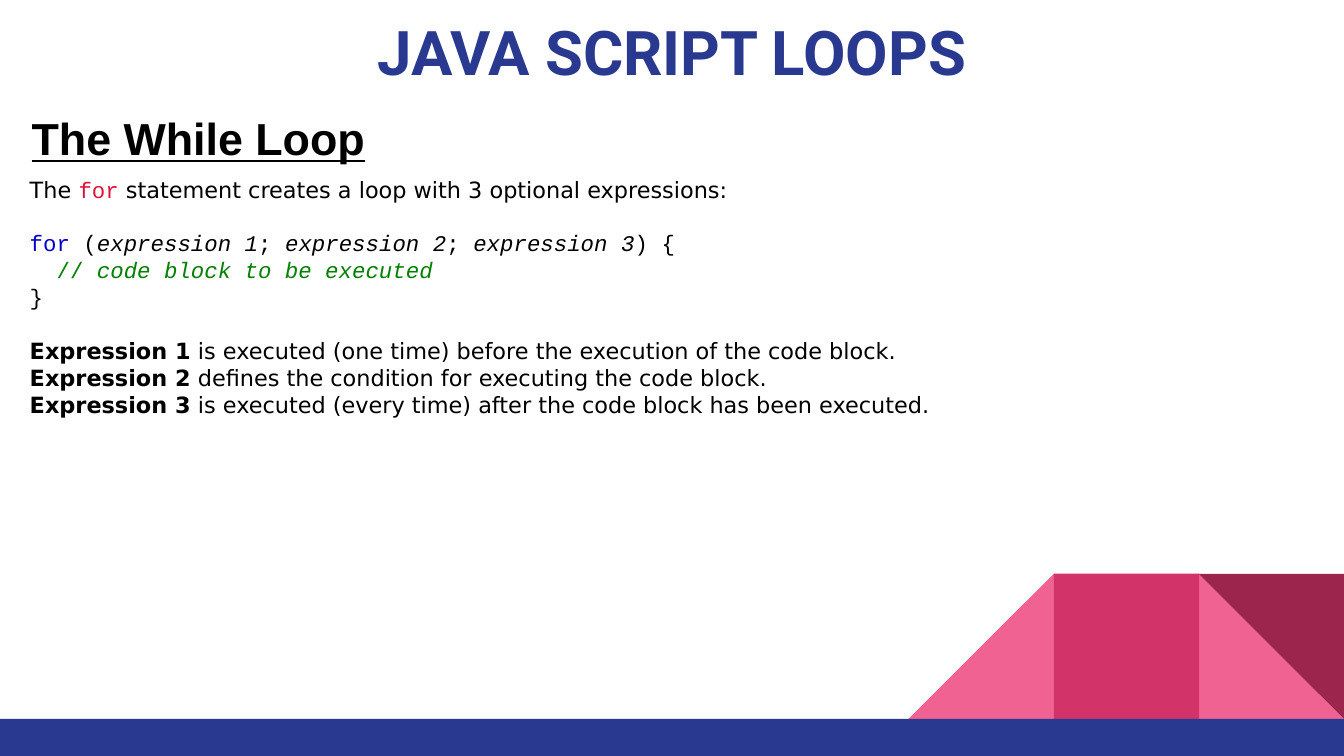
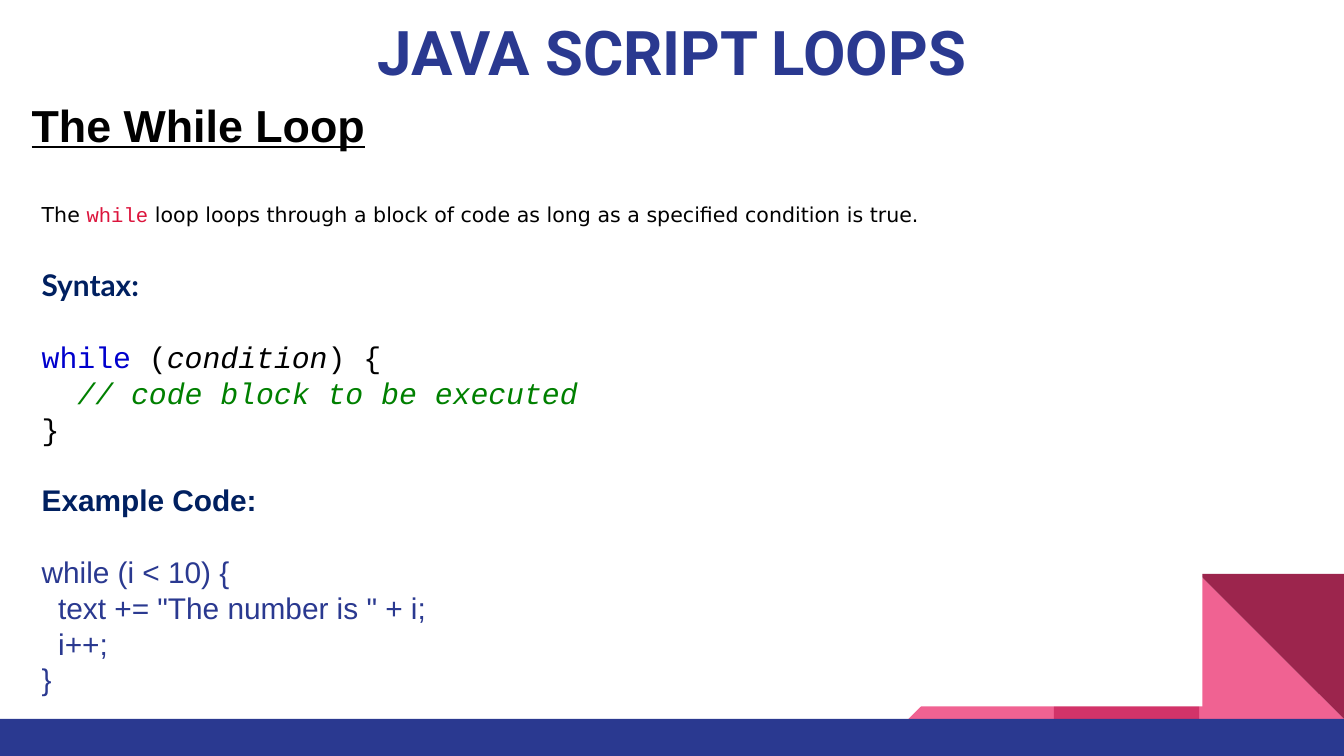
Before and after one commit to pnytrainingrepo/Webdevelopment, a slide deck: slide 26 of JavaScript.pptx (slide 24 before the commit). Drawn at 1344x756 pixels with LibreOffice and Linux fonts; fonts in the diff are those of the drawing. Boxes give left, top, right and bottom in pixels: in the first picture for what was removed or moved away, otherwise in the second. Text is boxed around its words. In the diff, an @@ line names an element or a change of style, - is before the commit and + after.

```diff
--- a/JavaScript.pptx
+++ b/JavaScript.pptx
@@ text "The While Loop": place and size @@
-text "The While Loop" at [32, 122, 364, 164]
+text "The While Loop" at [32, 109, 364, 150]
@@ text removed at [30, 181, 929, 418] @@
-The for statement creates a loop with 3 optional expressions:
-for (expression 1; expression 2; expression 3) {
-// code block to be executed
-}
-Expression 1 is executed (one time) before the execution of the code block.
-Expression 2 defines the condition for executing the code block.
-Expression 3 is executed (every time) after the code block has been executed.
@@ text added at [42, 206, 919, 659], 16 pt, text #000000 @@
+The while loop loops through a block of code as long as a specified condition is true.
+Syntax:
+while (condition) {
+// code block to be executed
+}
+Example Code:
+while (i < 10) {
+text += "The number is " + i;
+i++;
+}
```
Also in this commit, not shown: 1 other slide changed, 15 slides added, 2 slides removed, 8 other files.
